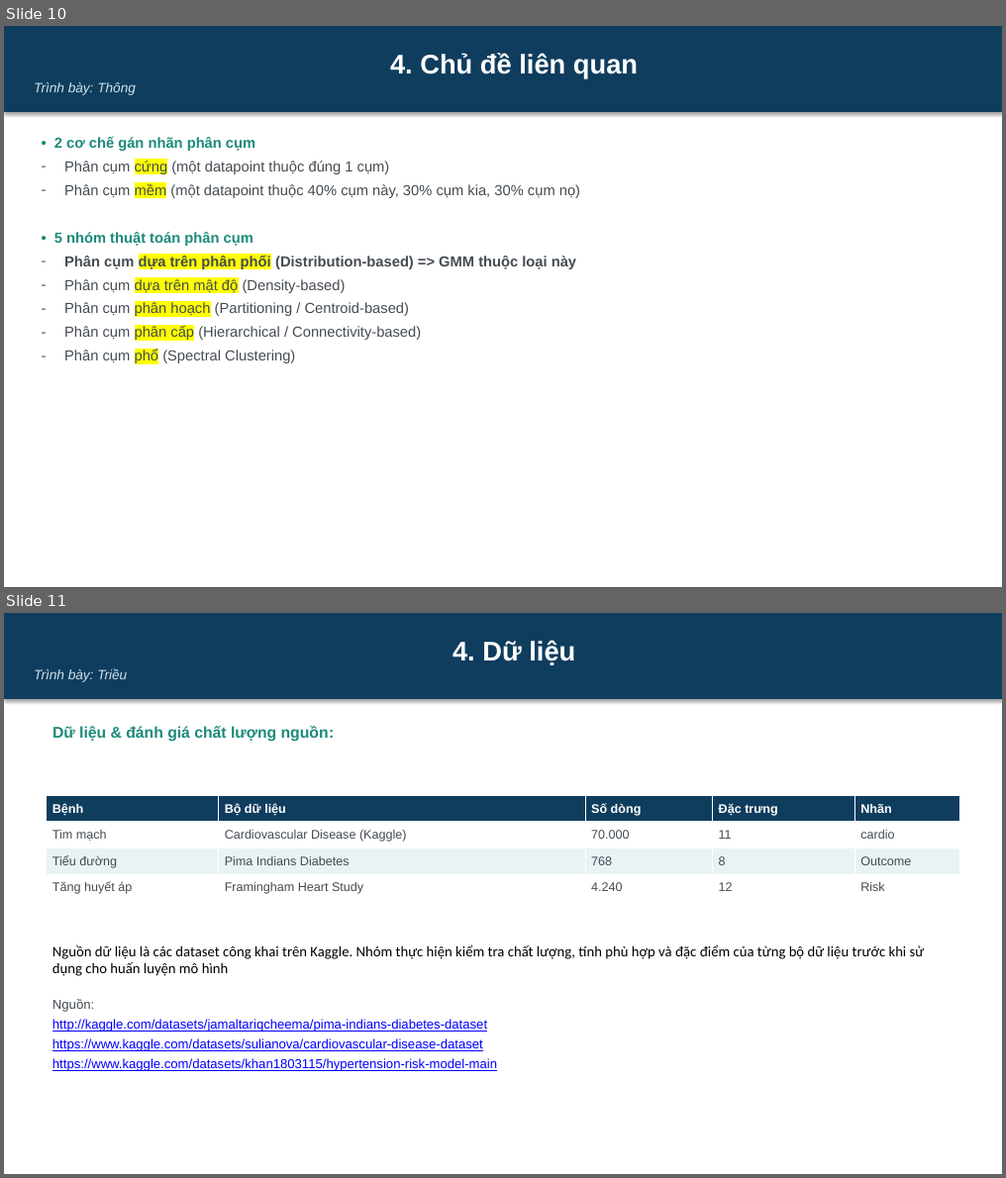
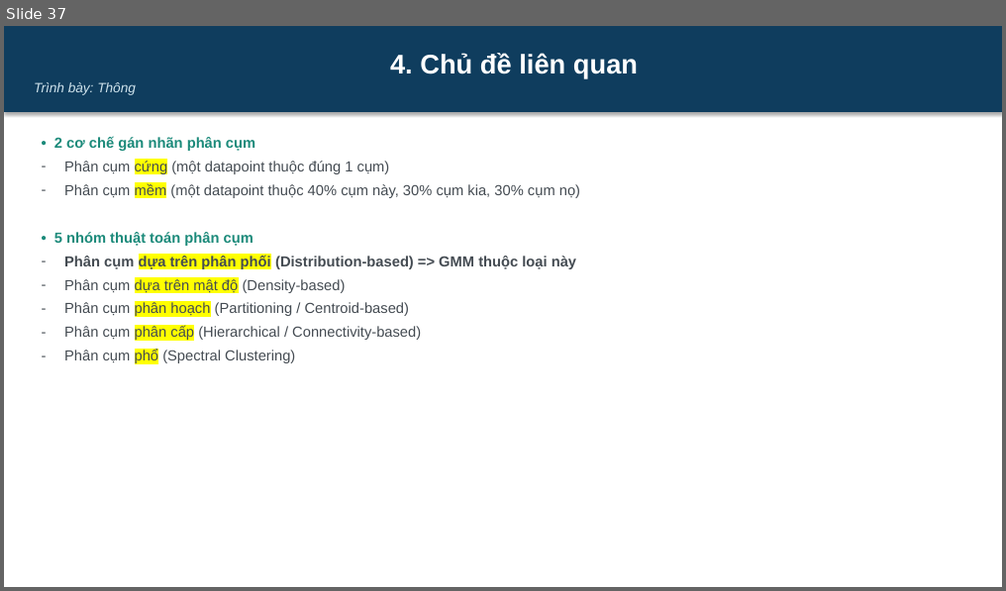
Before and after one commit to dinhdatthong1809/gaussian-mixture-model, a slide deck: Slide.pptx. Shown one above the other, each under a label of ours: slides 10 and 11 before the commit, slide 37 after it. The pictures are 1006x1178 and 1006x591 pixels, drawn with LibreOffice and Linux fonts; fonts in the diff are those of the drawing. Boxes give left, top, right and bottom in pixels: in the first picture for what was removed or moved away, otherwise in the second. Text is boxed around its words. In the diff, an @@ line names an element or a change of style, - is before the commit and + after.

```diff
--- a/Slide.pptx
+++ b/Slide.pptx
@@ slide 11 removed at bbox=[4, 613, 1002, 1174], background #FFFFFF @@
@@ rectangle removed at bbox=[4, 613, 1002, 699] @@
-4. Dữ liệu
-Trình bày: Triều
@@ text removed at bbox=[53, 726, 335, 742] @@
-Dữ liệu & đánh giá chất lượng nguồn:
@@ table removed at bbox=[47, 796, 960, 900], 4 rows, 5 columns @@
-Bệnh | Bộ dữ liệu | Số dòng | Đặc trưng | Nhãn
-Tim mạch | Cardiovascular Disease (Kaggle) | 70.000 | 11 | cardio
-Tiểu đường | Pima Indians Diabetes | 768 | 8 | Outcome
-Tăng huyết áp | Framingham Heart Study | 4.240 | 12 | Risk
@@ text removed at bbox=[53, 945, 925, 1071] @@
-Nguồn dữ liệu là các dataset công khai trên Kaggle. Nhóm thực hiện kiểm tra chất lượng, tính phù hợp và đặc điểm của từng bộ dữ liệu trước khi sử dụng cho huấn luyện mô hình
-Nguồn:
-http://kaggle.com/datasets/jamaltariqcheema/pima-indians-diabetes-dataset
-https://www.kaggle.com/datasets/sulianova/cardiovascular-disease-dataset
-https://www.kaggle.com/datasets/khan1803115/hypertension-risk-model-main
@@ what was slide 10 is now slide 37 @@
```
Also in this commit, not shown: 8 slides changed, 29 slides added, 3 other slides removed.
